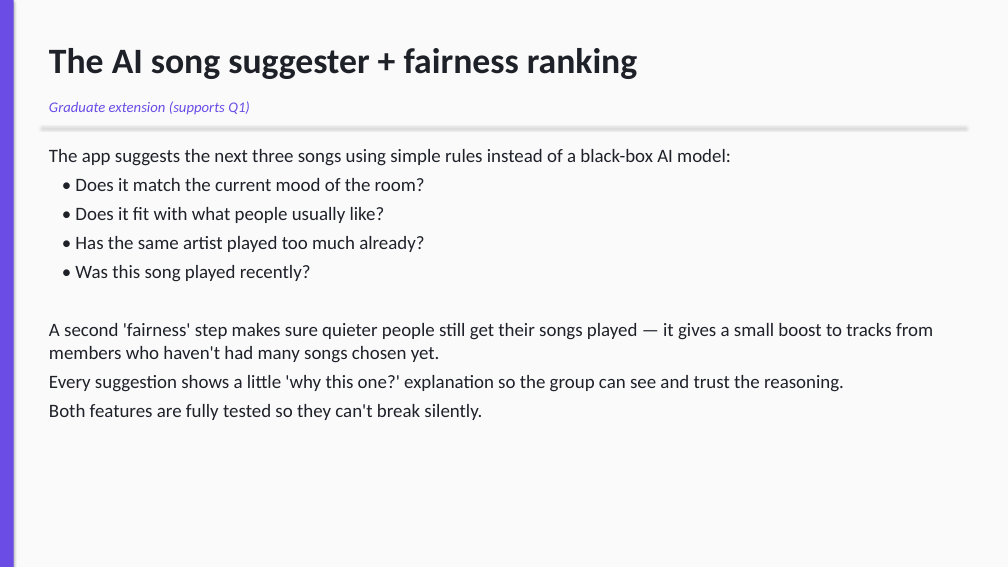
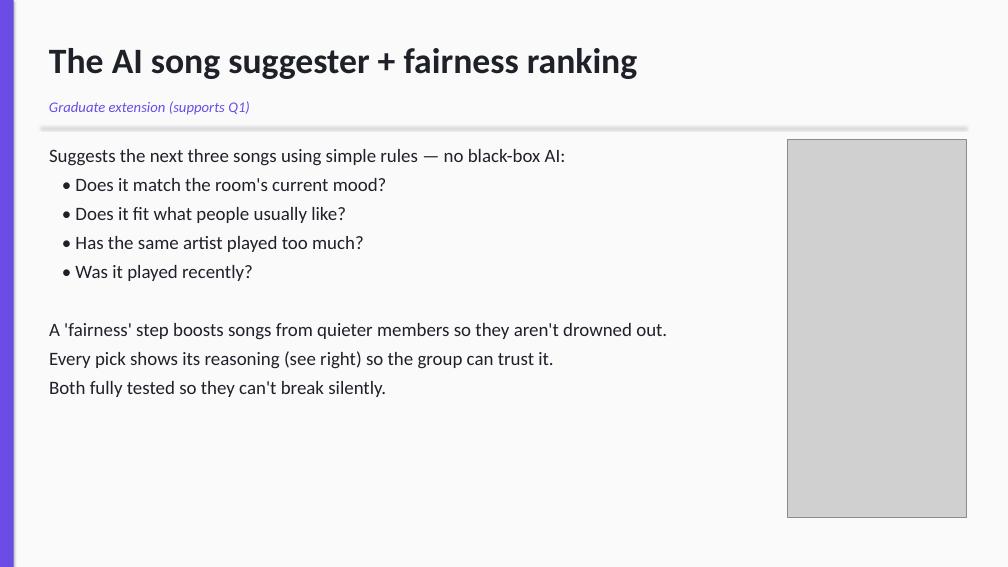
Before and after one commit to Tmaku18/vibzcheck-project2, a slide deck: slide 15 of submission/Vibzcheck_Presentation.pptx. Drawn at 1008x567 pixels with LibreOffice and Linux fonts; fonts in the diff are those of the drawing; grey boxes stand for pictures. Boxes give left, top, right and bottom in pixels: in the first picture for what was removed or moved away, otherwise in the second. Text is boxed around its words. In the diff, an @@ line names an element or a change of style, - is before the commit and + after.

Commit message:
docs(presentation): embed 6 real-app screenshots into slides 2, 6, 7, 9, 11, 12, 13, 15 with auto-shrinking body layout

```diff
--- a/submission/Vibzcheck_Presentation.pptx
+++ b/submission/Vibzcheck_Presentation.pptx
@@ text at [49, 149, 667, 397]: text changed @@
-The app suggests the next three songs using simple rules instead of a black-box AI model:
-• Does it match the current mood of the room?
-• Does it fit with what people usually like?
-• Has the same artist played too much already?
-• Was this song played recently?
-A second 'fairness' step makes sure quieter people still get their songs played — it gives a small boost to tracks from members who haven't had many songs chosen yet.
-Every suggestion shows a little 'why this one?' explanation so the group can see and trust the reasoning.
-Both features are fully tested so they can't break silently.
+Suggests the next three songs using simple rules — no black-box AI:
+• Does it match the room's current mood?
+• Does it fit what people usually like?
+• Has the same artist played too much?
+• Was it played recently?
+A 'fairness' step boosts songs from quieter members so they aren't drowned out.
+Every pick shows its reasoning (see right) so the group can trust it.
+Both fully tested so they can't break silently.
@@ picture added at [788, 140, 966, 518] @@
```
Also in this commit, not shown: 7 other slides changed, 7 other files.
